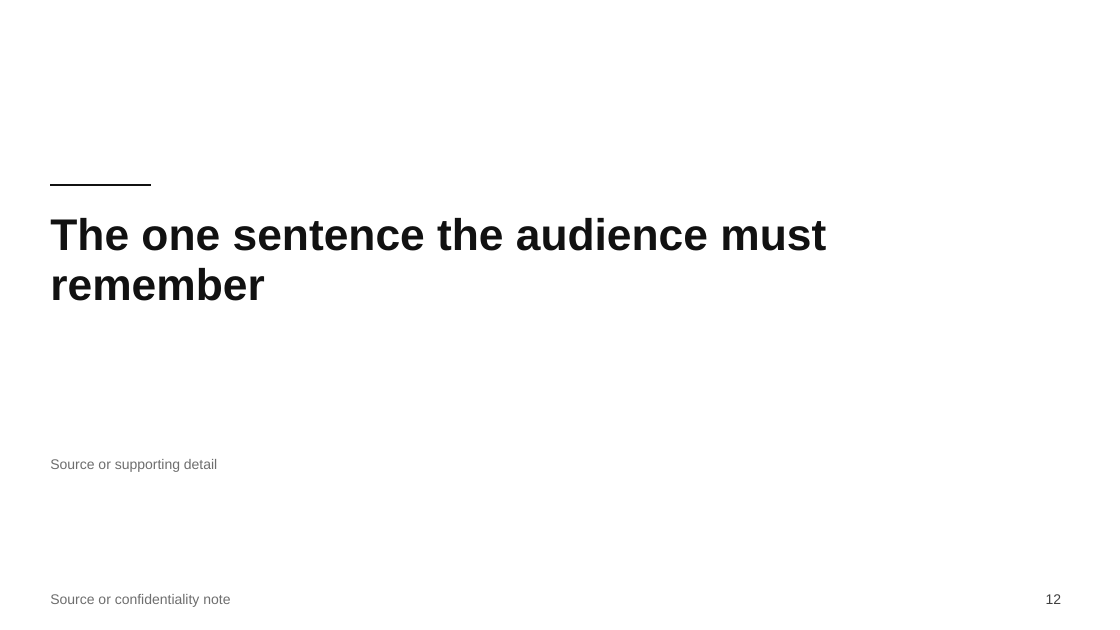
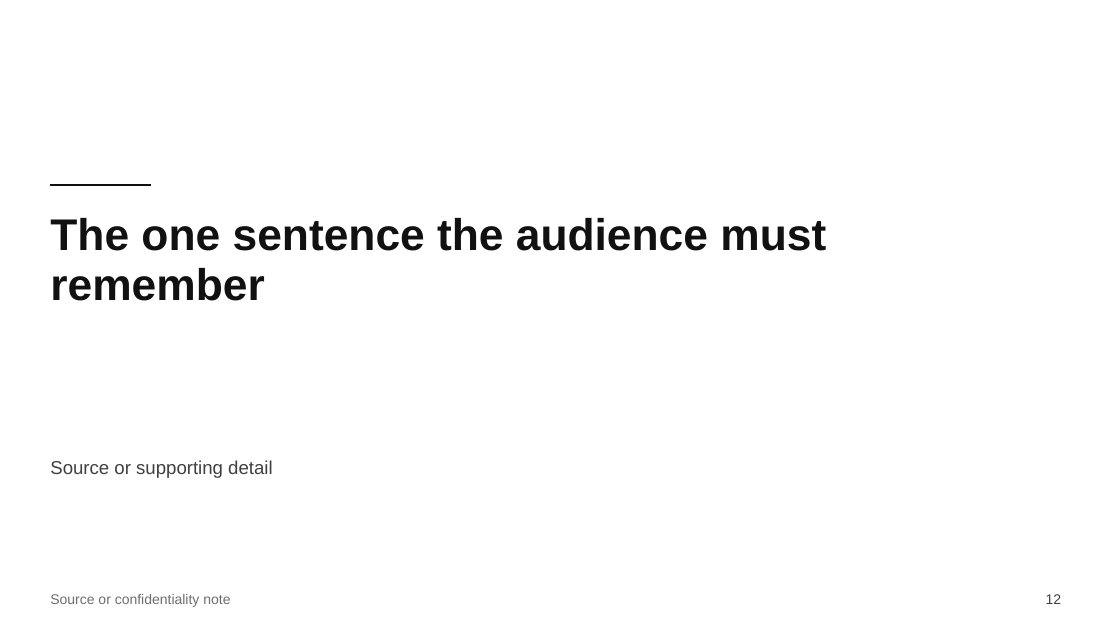
Before and after one commit to MaximeRumpler/Make_Clean_PPTX, a slide deck: slide 12 of skills/make-clean-pptx/assets/layouts.pptx. Drawn at 1120x630 pixels with LibreOffice and Linux fonts; fonts in the diff are those of the drawing. Boxes give left, top, right and bottom in pixels: in the first picture for what was removed or moved away, otherwise in the second. Text is boxed around its words. In the diff, an @@ line names an element or a change of style, - is before the commit and + after.

```diff
--- a/skills/make-clean-pptx/assets/layouts.pptx
+++ b/skills/make-clean-pptx/assets/layouts.pptx
@@ text "Source or supporting detail" at [50, 460, 272, 478]: size 12 to 16 pt, text colour #6E6E6E to #404040 @@
```
Also in this commit, not shown: 1 other slide changed, 51 other files.
